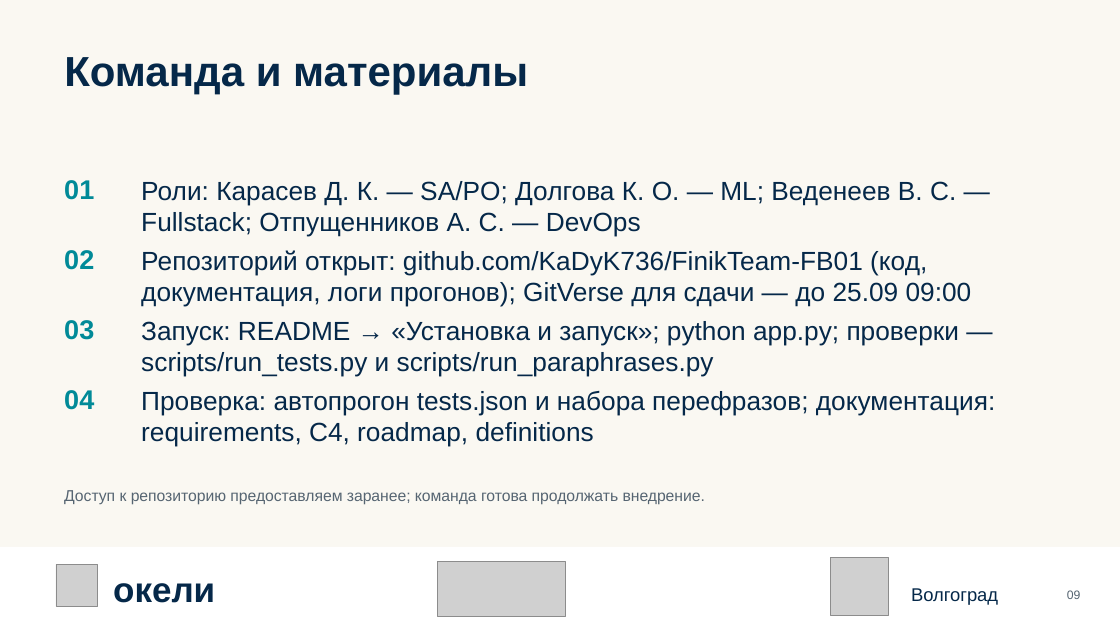
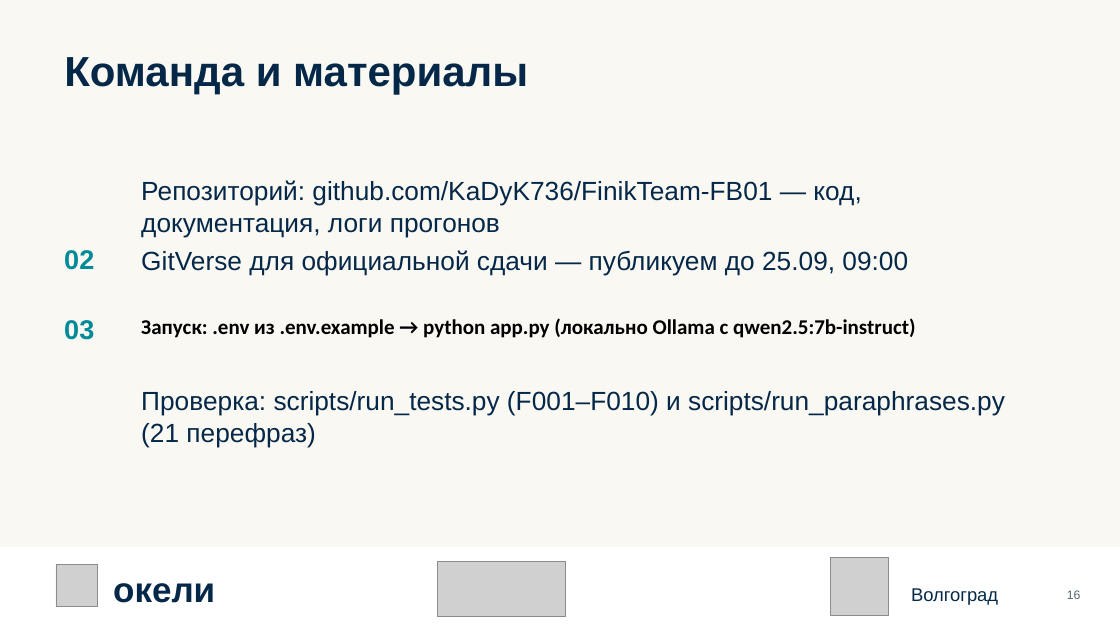
Before and after one commit to KaDyK736/FinikTeam-FB01, a slide deck: slide 16 of Презентация_команды_Finik_FB01.pptx (slide 9 before the commit). Drawn at 1120x630 pixels with LibreOffice and Linux fonts; fonts in the diff are those of the drawing; grey boxes stand for pictures. Boxes give left, top, right and bottom in pixels: in the first picture for what was removed or moved away, otherwise in the second. Text is boxed around its words. In the diff, an @@ line names an element or a change of style, - is before the commit and + after.

```diff
--- a/Презентация_команды_Finik_FB01.pptx
+++ b/Презентация_команды_Finik_FB01.pptx
@@ text removed at [64,180,94,200] @@
-01
@@ text at [141,180,861,237]: text changed @@
-Роли: Карасев Д. К. — SA/PO; Долгова К. О. — ML; Веденеев В. С. — Fullstack; Отпущенников А. С. — DevOps
+Репозиторий: github.com/KaDyK736/FinikTeam-FB01 — код, документация, логи прогонов
@@ text at [141,250,908,275]: text changed @@
-Репозиторий открыт: github.com/KaDyK736/FinikTeam-FB01 (код, документация, логи прогонов); GitVerse для сдачи — до 25.09 09:00
+GitVerse для официальной сдачи — публикуем до 25.09, 09:00
@@ text at [141,318,916,338]: text changed; size 22.5 to 18 pt; font Arial to Calibri; text colour #052849 to #000000; bold on @@
-Запуск: README → «Установка и запуск»; python app.py; проверки — scripts/run_tests.py и scripts/run_paraphrases.py
+Запуск: .env из .env.example → python app.py (локально Ollama с qwen2.5:7b-instruct)
@@ text removed at [64,390,94,410] @@
-04
@@ text at [141,391,1005,447]: text changed @@
-Проверка: автопрогон tests.json и набора перефразов; документация: requirements, C4, roadmap, definitions
+Проверка: scripts/run_tests.py (F001–F010) и scripts/run_paraphrases.py (21 перефраз)
@@ text removed at [64,490,705,505] @@
-Доступ к репозиторию предоставляем заранее; команда готова продолжать внедрение.
@@ text at [1067,590,1081,599]: text changed @@
-09
+16
```
Also in this commit, not shown: 9 other slides changed, 8 slides added, 2 other files.
